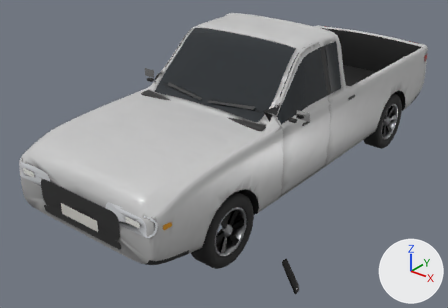
An edit to the glTF model assets/story/world/car-truck-v2.glb, drawn before and after from the same camera.
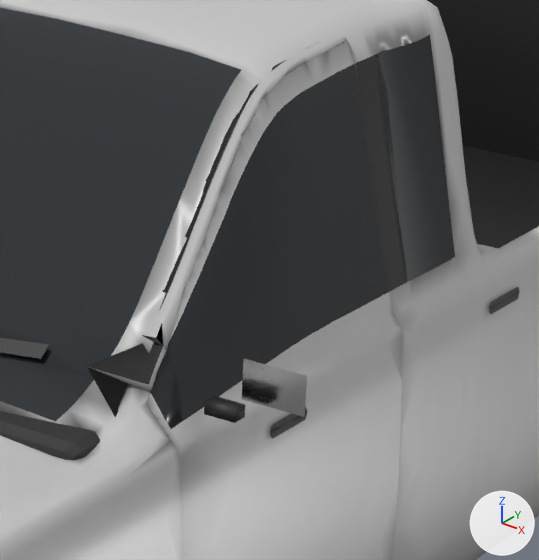
Each version is shown whole from a 50 mm lens placed at (4.15, -5.92, 3.75), pointed at (-0.28, -0.37, 0.32), then close up on the part from 55% to 80% of the width and 11% to 49% of the height. Lighting does not change. The marker at lower right points along +X, +Y and +Z. The first two pictures are the older version. Where no turn or scale is listed for an object, it has been applied to the vertices. Vertices at exactly the same position are counted once.

The scene before the commit, as lines of its bpy script (objects in view):
```python
me_mesh_0 = bpy.data.meshes.new('Mesh_0')
me_mesh_0.from_pydata(...)  # 394 vertices, 682 faces; spans x 0.97..1.402, y -2.877..-1.923, z 0.49..1.948
# faces by material slot: [422, 113, 135, 10, 2]
me_mesh_0.materials.append(mat_paint)
me_mesh_0.materials.append(mat_glass)
me_mesh_0.materials.append(mat_trim)
me_mesh_0.materials.append(mat_interior)
me_mesh_0.materials.append(mat_chrome)
me_mesh_3 = bpy.data.meshes.new('Mesh_3')
me_mesh_3.from_pydata(...)  # 7323 vertices, 13530 faces; spans x 0.0..2.38, y -5.76..0.0, z 0.0..2.8
me_mesh_3.materials.append(mat_paint)
me_mesh_3.materials.append(mat_glass)
me_mesh_3.materials.append(mat_trim)
me_mesh_3.materials.append(mat_interior)
me_mesh_3.materials.append(mat_well)
me_mesh_3.materials.append(mat_lamp_head)
me_mesh_3.materials.append(mat_lamp_tail)
me_mesh_3.materials.append(mat_lamp_tail_in)
me_mesh_3.materials.append(mat_lamp_rev)
me_mesh_3.materials.append(mat_lamp_head_in)
me_mesh_3.materials.append(mat_lamp_amber)
me_mesh_3.materials.append(mat_plate)
me_mesh_3.materials.append(mat_lamp_brake)
me_mesh_3.materials.append(mat_seat)
me_mesh_3.materials.append(mat_dash)
me_mesh_3.materials.append(mat_cluster)
me_mesh_3.materials.append(mat_chrome)
ob_mesh_0 = bpy.data.objects.new('Mesh_0', me_mesh_0)
ob_mesh_0.location = (-0.22, 1.902, -0.078)
ob_mesh_3 = bpy.data.objects.new('Mesh_3', me_mesh_3)
ob_mesh_3.location = (-1.191, 2.877, -0.851)
```
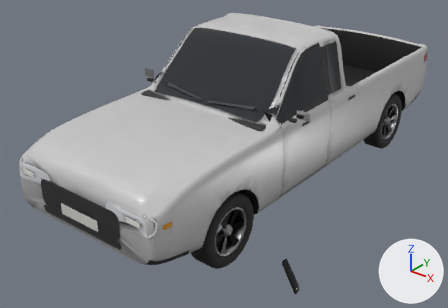
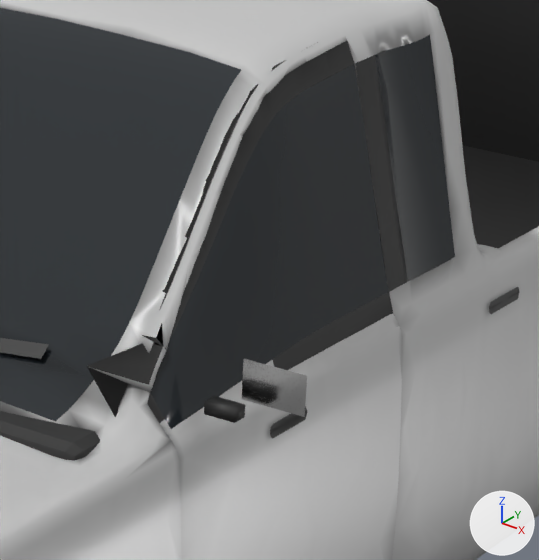
The change in detail:
me_mesh_0 is used by ob_mesh_0; location (-0.22, 1.902, -0.078).
me_mesh_0 had 394 vertices, 682 faces and spanned x 0.97..1.402, y -2.877..-1.923, z 0.49..1.948.
me_mesh_0 now has 392 vertices, 683 faces and spans x 0.97..1.402, y -2.877..-1.923, z 0.49..1.948.
me_mesh_0 part 1: 20 vertices removed from x 1.153..1.217, y -2.782..-1.944, z 0.887..1.362; 30 vertices added at x 1.155..1.219, y -2.857..-1.925, z 0.75..1.34.
me_mesh_0 part 2: 13 vertices removed from x 0.992..1.054, y -2.519..-1.944, z 1.69..1.946.
me_mesh_0 part 3: 38 faces spanning x 1.001..1.168, y -2.877..-1.923, z 1.312..1.934 switch from mat_paint to mat_trim.
Other edits to the shape of me_mesh_0 do not show in these pictures.

What differs and where, as boxes [x1, y1, x2, y2] in the close-ups (539 x 560 px; the box of a moved part takes in the faces that stretch with it):
part 1 of me_mesh_0, moved or reshaped: before [180, 292, 389, 560]; after [180, 292, 403, 560]
part 2 of me_mesh_0, deleted: before [210, 41, 351, 236]
part 3 of me_mesh_0, recoloured: [147, 72, 393, 423] in both
